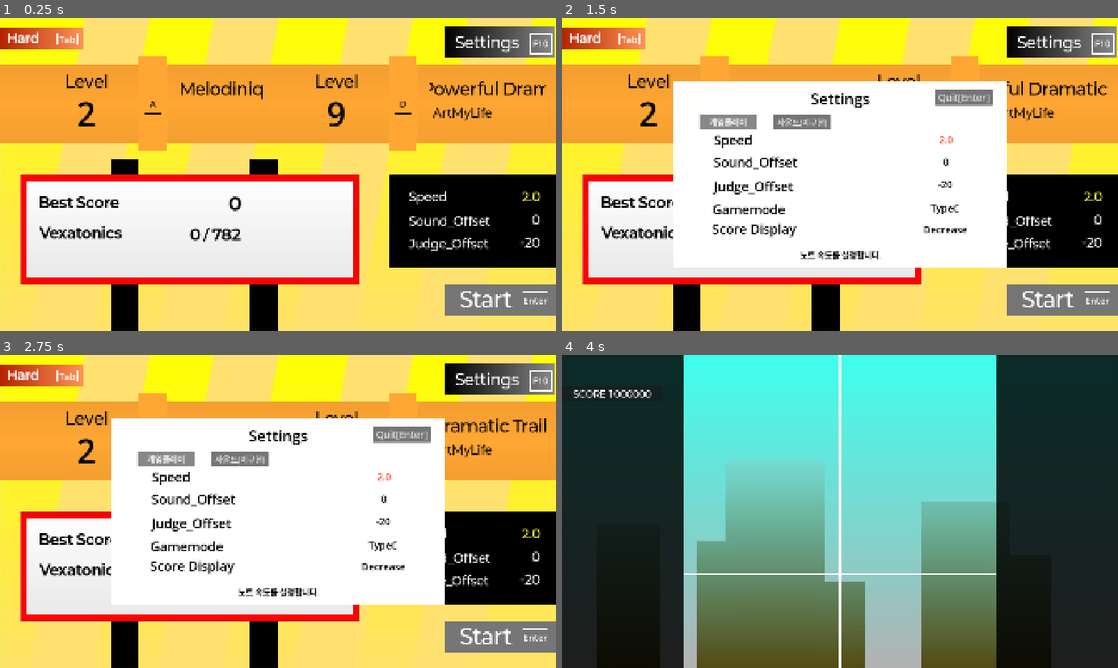
Above: before the commit, frames 1-4 (two rows, left to right).
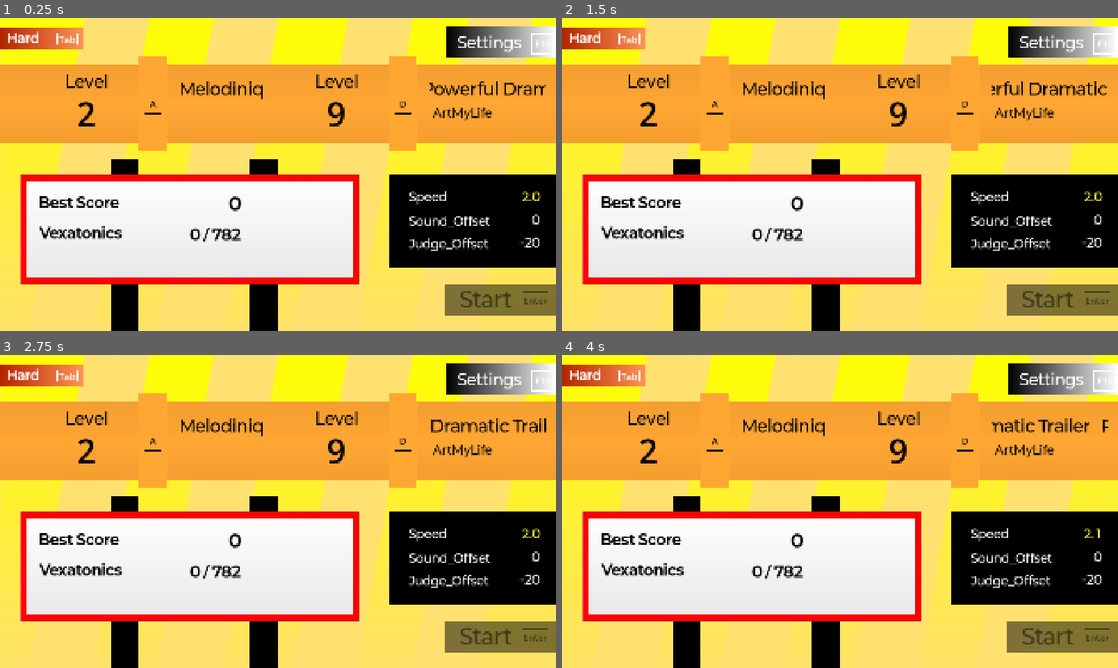
Above: after the commit, the same moments.

Repository: junu192857/Vexatonic-dash-2
Game: Godot game, scene res://Scenes/SelectSong.tscn
Same seed, same stepped clock (60 frames per second), same inputs: the game is played once before the commit and once after it. This scene is started directly instead of the project's main scene. Sound files missing from this copy of the repository are replaced by a short silence.
Inputs (mouse positions are in pixels of both pictures, inside the frame that each line leads up to):
- Up to frame 1 (0.25 s): no input
- Up to frame 2 (1.5 s): click (1062, 43) at 0.5 s, where only the run before the commit has a clickable "Settings"; click (728, 121) at 1.25 s, where only the run before the commit has a clickable "게임플레이"
- Up to frame 3 (2.75 s): click (166, 458) at 2 s, where only the run before the commit has a clickable "게임플레이"
- Up to frame 4 (4 s): click (801, 458) at 2.75 s, where only the run before the commit has a clickable "사운드(미구현)"; tap Enter at 3.5, 3.6 s; move the mouse to (962, 495) at 3.52 s; hold Right from 3.53 s (still down); click (962, 495) at 3.67 s; tap Space at 3.77 s

The runs differ from the first frame. In frame 1, 3.5% of the frame differs, in the area x 80-100%, y 2-96%; in frame 2, 28%; in frame 3, 28%; in frame 4, 98%, in the area x 0-100%, y 0-100%.

Commit message:
SelectSong에서 모든 버튼 제거

Diff:
--- a/vexatonic-dash-2/Scenes/SelectSong.tscn
+++ b/vexatonic-dash-2/Scenes/SelectSong.tscn
@@ -15,19 +15,6 @@
 [ext_resource type="FontFile" uid="uid://dast1kgc1410a" path="res://Fonts/Paperlogy-1.001/Paperlogy-7Bold.ttf" id="8_puwos"]
 [ext_resource type="Script" uid="uid://dembd4cn3s2i0" path="res://Scripts/SelectSong/DifficultyRectColor.gd" id="12_mp2i7"]
 
-[sub_resource type="Gradient" id="Gradient_n78af"]
-colors = PackedColorArray(0, 0, 0, 1, 0.5330367, 0.5330367, 0.5330367, 1)
-
-[sub_resource type="GradientTexture2D" id="GradientTexture2D_mxlqr"]
-gradient = SubResource("Gradient_n78af")
-
-[sub_resource type="Gradient" id="Gradient_mjwro"]
-offsets = PackedFloat32Array(1)
-colors = PackedColorArray(0.46618086, 0.4661808, 0.4661808, 1)
-
-[sub_resource type="GradientTexture2D" id="GradientTexture2D_vyi73"]
-gradient = SubResource("Gradient_mjwro")
-
 [sub_resource type="Gradient" id="Gradient_hlphe"]
 
 [sub_resource type="GradientTexture2D" id="GradientTexture2D_hlphe"]
@@ -51,7 +38,7 @@
 [sub_resource type="GradientTexture2D" id="GradientTexture2D_kc5mb"]
 gradient = SubResource("Gradient_kc5mb")
 
-[node name="SelectSong" type="Node2D" unique_id=1796845870 node_paths=PackedStringArray("songSelectionHolder", "leftmostSongHolder", "leftSongHolder", "middleSongHolder", "rightSongHolder", "rightmostSongHolder", "songDataHolder", "settingHolder")]
+[node name="SelectSong" type="Node2D" unique_id=1796845870 node_paths=PackedStringArray("songSelectionHolder", "leftmostSongHolder", "leftSongHolder", "middleSongHolder", "rightSongHolder", "rightmostSongHolder", "songDataHolder", "settingHolder", "startButton")]
 script = ExtResource("1_03mcv")
 songSelectionHolder = NodePath("CanvasLayer/Control/SongSelectionHolder")
 leftmostSongHolder = NodePath("CanvasLayer/Control/SongSelectionHolder/LeftmostSongHolder")
@@ -61,6 +48,7 @@
 rightmostSongHolder = NodePath("CanvasLayer/Control/SongSelectionHolder/RightmostSongHolder")
 songDataHolder = NodePath("CanvasLayer/Control/SongDataHolder/Holder")
 settingHolder = NodePath("CanvasLayer/Control/SettingHolder")
+startButton = NodePath("CanvasLayer/Control/StartButton")
 settingRectScene = ExtResource("2_mdyll")
 
 [node name="CanvasLayer" type="CanvasLayer" parent="." unique_id=1950427340]
@@ -889,20 +877,19 @@
 text = "Full Vexatonic"
 horizontal_alignment = 1
 
-[node name="SettingButton" type="TextureButton" parent="CanvasLayer/Control" unique_id=362854101]
-layout_mode = 1
-anchors_preset = -1
-anchor_left = 0.8
+[node name="SettingButton" type="TextureRect" parent="CanvasLayer/Control" unique_id=156459136]
+layout_mode = 1
+anchors_preset = -1
+anchor_left = 0.80200005
 anchor_top = 0.029000001
-anchor_right = 0.998
+anchor_right = 1.0020001
 anchor_bottom = 0.12900001
-offset_left = -4.0
+offset_left = 0.15991211
 offset_top = -0.3200016
-offset_right = -0.16003418
+offset_right = 0.15979004
 offset_bottom = -0.3199463
-texture_normal = SubResource("GradientTexture2D_mxlqr")
-ignore_texture_size = true
-stretch_mode = 0
+texture = SubResource("GradientTexture2D_hlphe")
+expand_mode = 1
 
 [node name="ReferenceRect" type="ReferenceRect" parent="CanvasLayer/Control/SettingButton" unique_id=730083471]
 layout_mode = 1
@@ -949,16 +936,14 @@
 horizontal_alignment = 1
 vertical_alignment = 1
 
-[node name="StartButton" type="TextureButton" parent="CanvasLayer/Control" unique_id=465525343]
+[node name="StartButton" type="TextureRect" parent="CanvasLayer/Control" unique_id=297324074]
 layout_mode = 1
 anchors_preset = -1
 anchor_left = 0.8
 anchor_top = 0.85
 anchor_right = 1.0
 anchor_bottom = 0.95
-texture_normal = SubResource("GradientTexture2D_mxlqr")
-texture_disabled = SubResource("GradientTexture2D_vyi73")
-stretch_mode = 0
+texture = SubResource("GradientTexture2D_hlphe")
 
 [node name="ReferenceRect" type="ReferenceRect" parent="CanvasLayer/Control/StartButton" unique_id=1333744545]
 layout_mode = 1
@@ -1168,15 +1153,3 @@
 theme_override_font_sizes/font_size = 32
 text = "Tab"
 horizontal_alignment = 1
-
-[node name="Button" type="Button" parent="CanvasLayer/Control/DifficultyRect" unique_id=1187594719]
-modulate = Color(1, 1, 1, 0)
-layout_mode = 1
-anchors_preset = 15
-anchor_right = 1.0
-anchor_bottom = 1.0
-grow_horizontal = 2
-grow_vertical = 2
-
-[connection signal="pressed" from="CanvasLayer/Control/SettingButton" to="." method="_on_enter_setting"]
-[connection signal="pressed" from="CanvasLayer/Control/DifficultyRect/Button" to="." method="_on_change_difficulty"]
--- a/vexatonic-dash-2/Scripts/SelectSong/SelectManager.gd
+++ b/vexatonic-dash-2/Scripts/SelectSong/SelectManager.gd
@@ -9,9 +9,7 @@
 @export var songDataHolder: SongDataHolder
 @export var settingHolder: SettingHolder
 @onready var difficultyRect: TextureRect = $CanvasLayer/Control/DifficultyRect
-@onready var settingButton: TextureButton = $CanvasLayer/Control/SettingButton
-@onready var startButton: TextureButton = $CanvasLayer/Control/StartButton
-
+@export var startButton : TextureRect
 
 
 @export var settingRectScene: PackedScene
@@ -33,6 +31,8 @@
 
 var song_list: Array[LevelMetaData] = []
 var current_index: int = 0
+
+var can_start: bool = false
 
 func _ready() -> void:
 	InputManager.pressed_a.connect(_on_move_left)
@@ -61,7 +61,6 @@
 				current_index = i
 				break
 	_refresh_all()
-	_refresh_start_button()
 
 func _ensure_user_charts():
 	# user://Charts가 이미 있으면 건너뜀
@@ -148,6 +147,7 @@
 	_refresh_difficulty()
 	_refresh_holders()
 	_refresh_song_data()
+	_refresh_can_start()
 	settingHolder.refresh()
 
 func _count_notes(chart_path: String) -> int:
@@ -201,19 +201,28 @@
 	current_index = (current_index - slide_dir_pending + song_list.size()) % song_list.size()
 	_refresh_holders()
 	_refresh_song_data()
-	_refresh_start_button()
+	_refresh_can_start()
 	songSelectionHolder.position.x = slide_origin_x
 	is_animating = false
+
+func _refresh_can_start():
+	if (_can_start()):
+		can_start = true
+		startButton.modulate = Color(1,1,1)
+
+	else:
+		can_start = false
+		startButton.modulate = Color(0,0,0,0.5)
+
 
 func _on_change_difficulty():
 	if not setting_open:
 		Setting.selected_difficulty = (Setting.selected_difficulty + 1) % 3
 		_refresh_all()
-		_refresh_start_button()
 
 func _on_game_start():
 	if not setting_open:
-		if not startButton.disabled:
+		if can_start:
 			var meta = _get_metadata(0)
 			Setting.selected_chart_dir = CHARTS_DIR + "/" + meta.name
 			get_tree().change_scene_to_file("res://Scenes/RhythmScene.tscn")
@@ -235,12 +244,7 @@
 		return false
 	return true
 
-func _refresh_start_button():
-	startButton.disabled = not _can_start()
-
 func _on_enter_setting():
-	settingButton.disabled = true
-	startButton.disabled = true
 	Setting.load()
 	settingRect._initialize()
 	settingRect.visible = true
@@ -251,8 +255,6 @@
 	Setting.save()
 	setting_open = false
 	settingHolder.refresh()
-	settingButton.disabled = false
-	startButton.disabled = false
 
 func _on_return_to_main():
 	get_tree().change_scene_to_file("res://Scenes/MainMenu.tscn")
